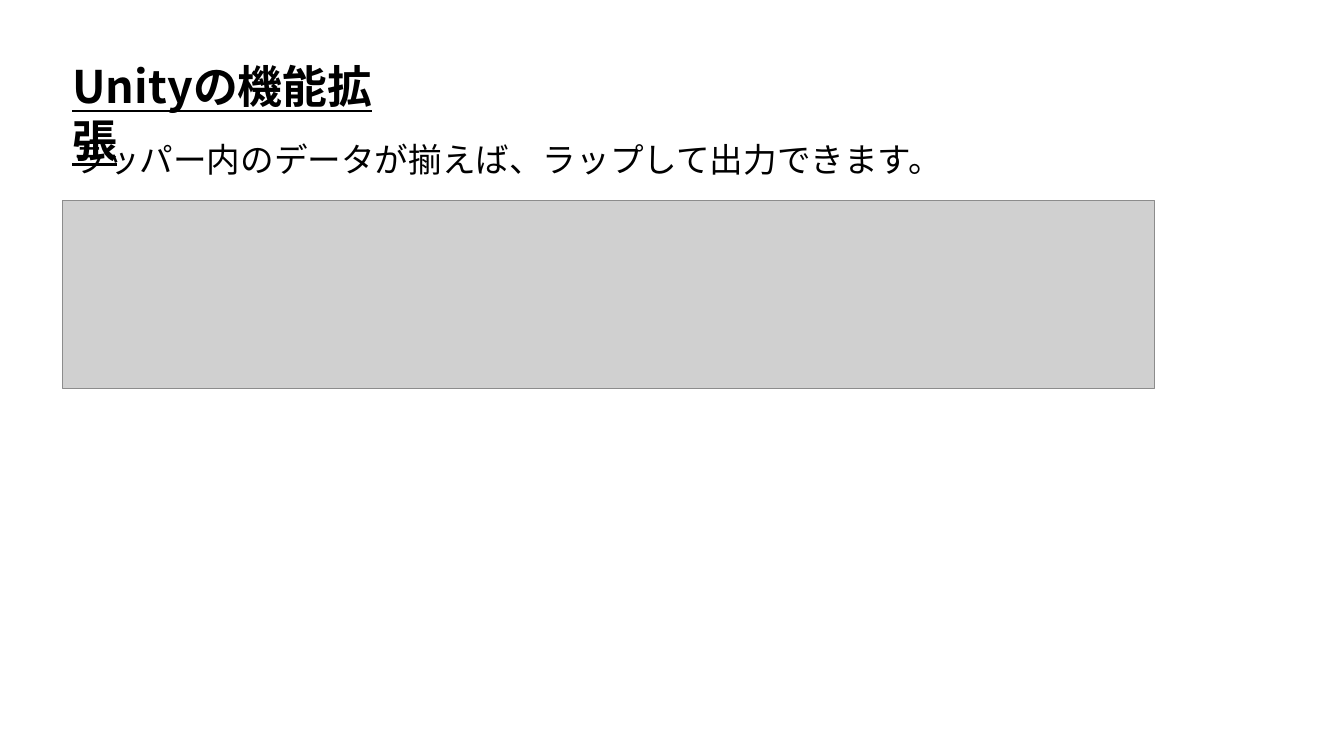
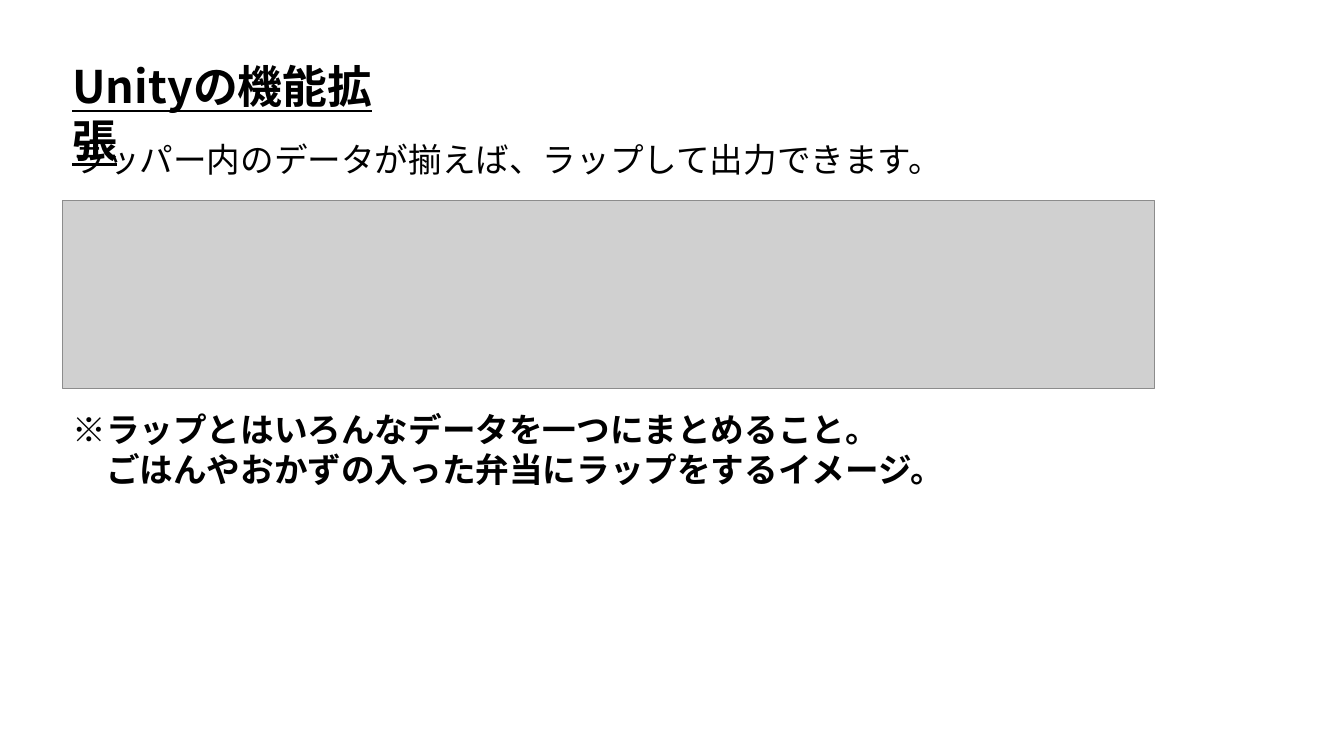
Before and after one commit to ArakiYusuke-Ohara/Textbook, a slide deck: slide 27 of ゲーム科2年/00_前期/ゲーム開発Ⅱ/01_Unityでステージエディタ.pptx. Drawn at 1344x756 pixels with LibreOffice and Linux fonts; fonts in the diff are those of the drawing; grey boxes stand for pictures. Boxes give left, top, right and bottom in pixels: in the first picture for what was removed or moved away, otherwise in the second. Text is boxed around its words. In the diff, an @@ line names an element or a change of style, - is before the commit and + after.

Commit message:
スライド修正

```diff
--- a/ゲーム科2年/00_前期/ゲーム開発Ⅱ/01_Unityでステージエディタ.pptx
+++ b/ゲーム科2年/00_前期/ゲーム開発Ⅱ/01_Unityでステージエディタ.pptx
@@ text added at bbox=[73, 413, 944, 485], 24 pt, text #000000, bold @@
+※ラップとはいろんなデータを一つにまとめること。
+ごはんやおかずの入った弁当にラップをするイメージ。
```
